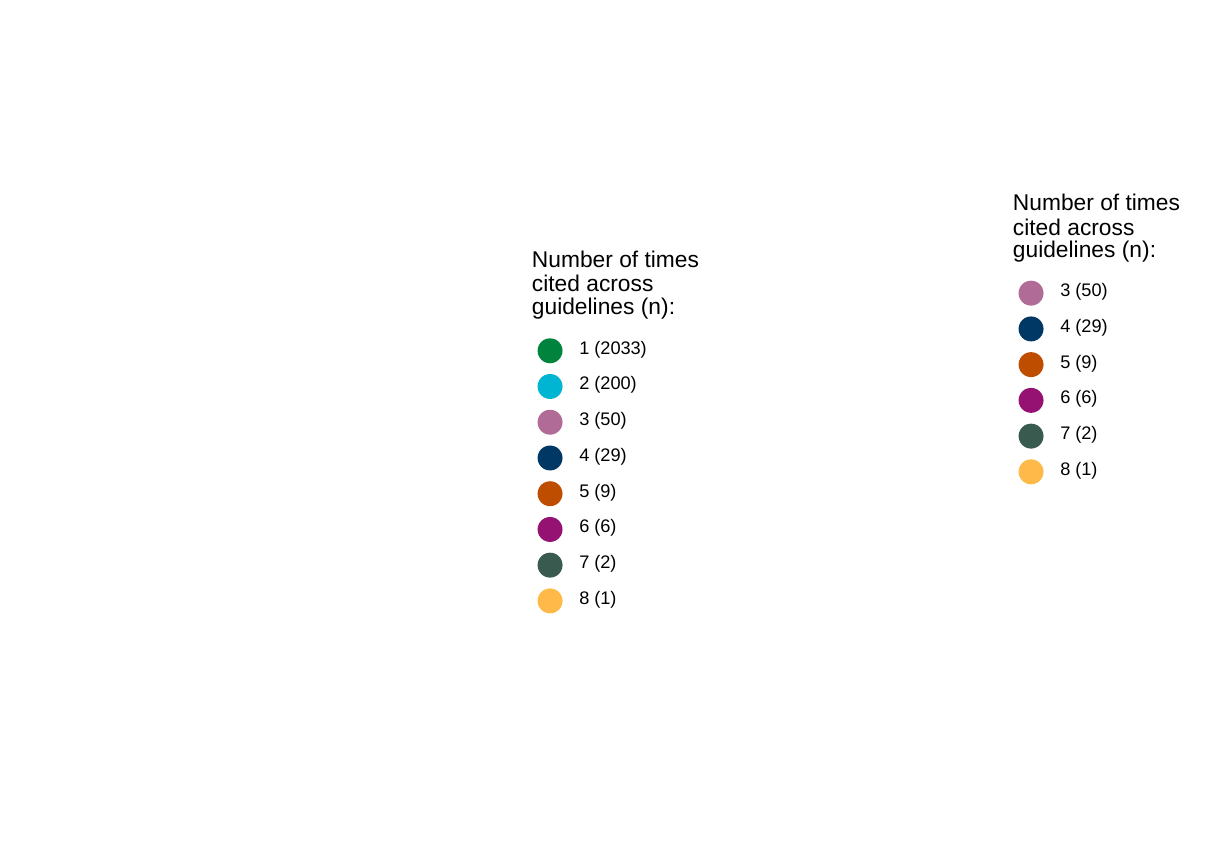
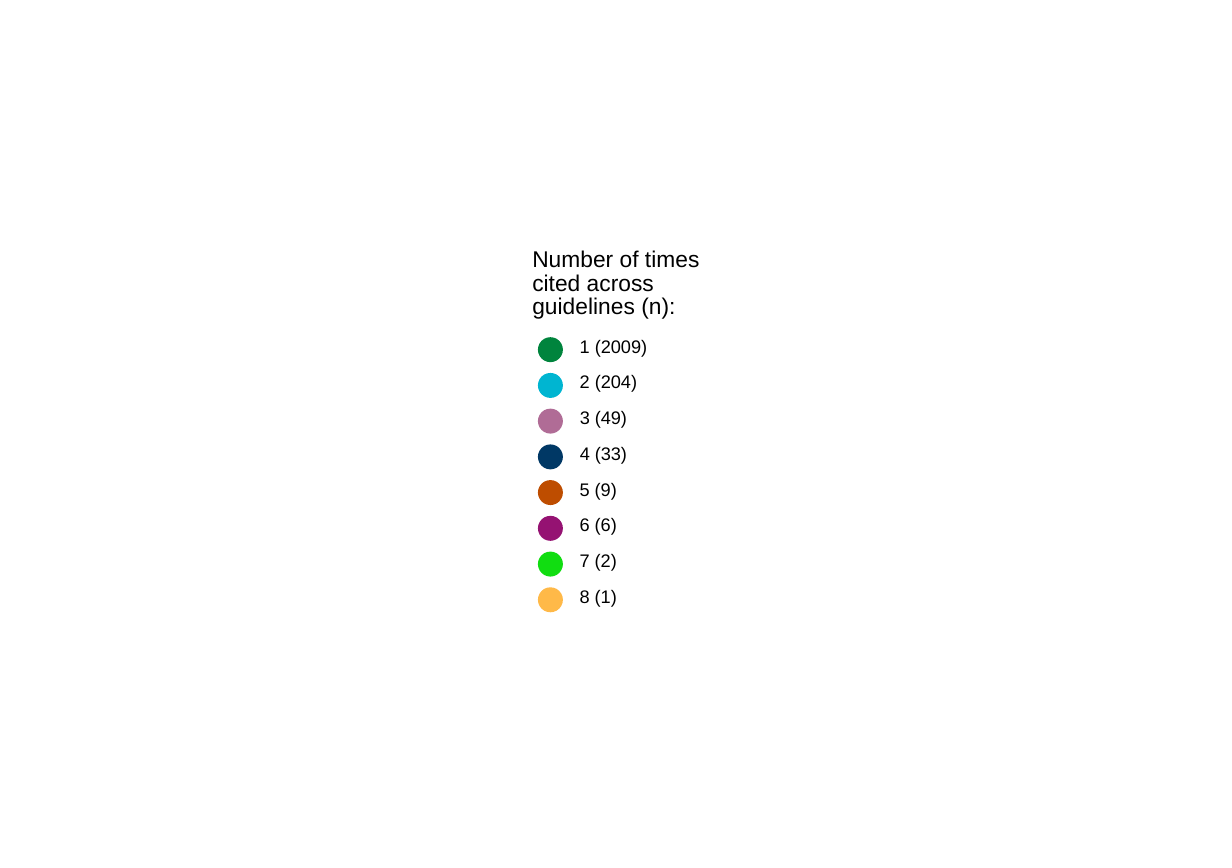
Before and after one commit to marissasmith8/Citation-Network-Analysis, a slide deck: slide 1 of outputs/legend_nrefs_paper.pptx. Drawn at 1232x868 pixels with LibreOffice and Linux fonts; fonts in the diff are those of the drawing. Boxes give left, top, right and bottom in pixels: in the first picture for what was removed or moved away, otherwise in the second. Text is boxed around its words. In the diff, an @@ line names an element or a change of style, - is before the commit and + after.

```diff
--- a/outputs/legend_nrefs_paper.pptx
+++ b/outputs/legend_nrefs_paper.pptx
@@ rectangle added at (366, 229, 866, 639), fill #FFFFFF, outline #FFFFFF 0.75 pt @@
@@ text at (580, 340, 647, 357): text changed @@
-1 (2033)
+1 (2009)
@@ text at (580, 375, 637, 392): text changed @@
-2 (200)
+2 (204)
@@ text at (580, 410, 627, 428): text changed @@
-3 (50)
+3 (49)
@@ text at (580, 446, 627, 464): text changed @@
-4 (29)
+4 (33)
@@ group removed at (1013, 193, 1180, 484): 9 texts, 6 ellipses @@
-Number of times
-cited across
-guidelines (n):
-3 (50)
-4 (29)
-5 (9)
-6 (6)
-7 (2)
-8 (1)
@@ ellipse at (539, 553, 563, 577): fill #385A4F to #11DD11; outline #385A4F 0.71 pt to #11DD11 0.71 pt @@
```
Also in this commit, not shown: 4 other files.
